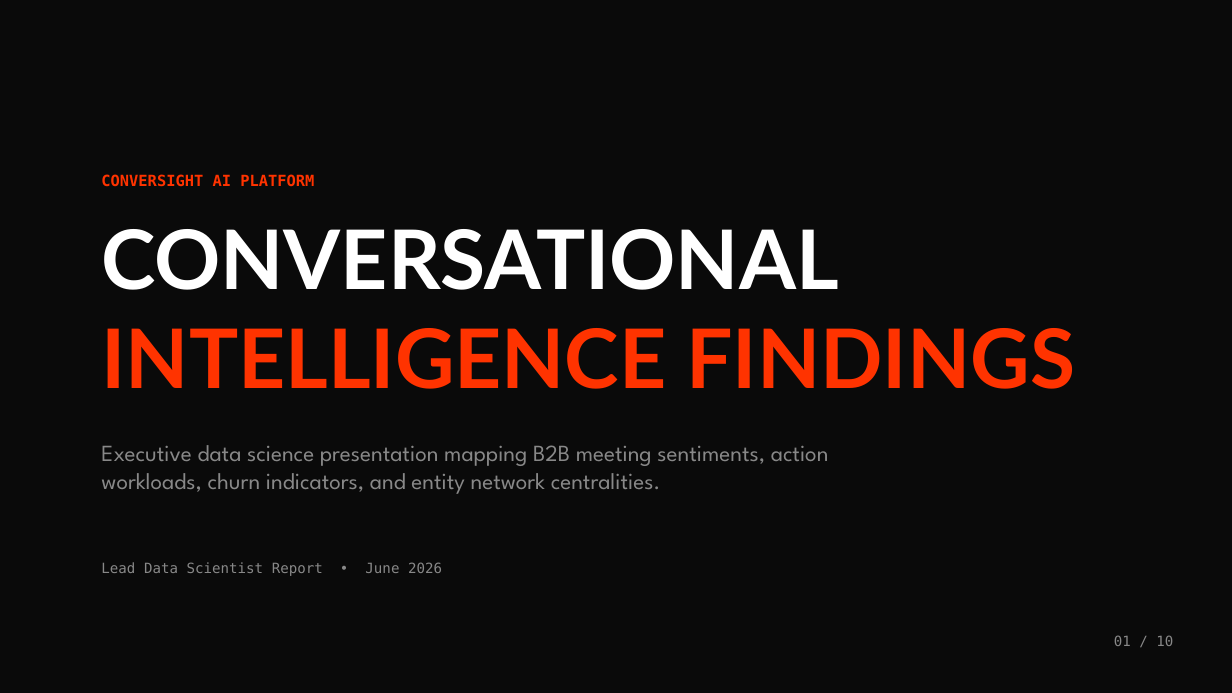
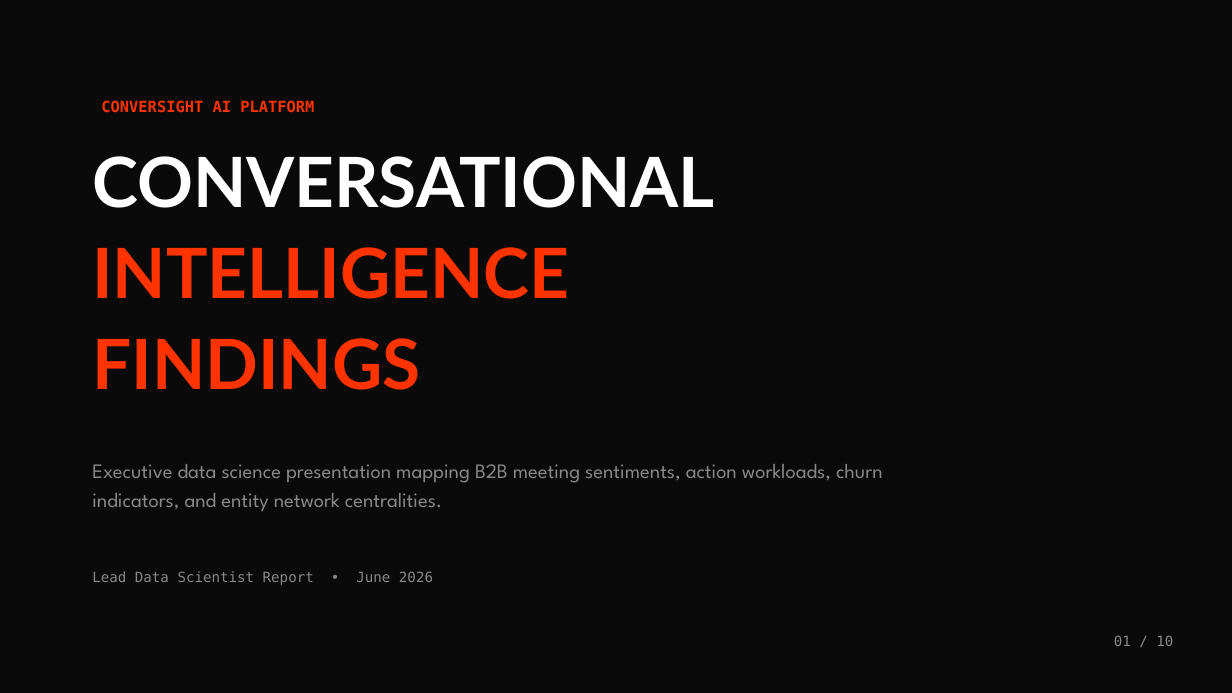
Before and after one commit to dacoderk/ConverSightAI, a slide deck: slide 1 of conver_sight_presentation.pptx. Drawn at 1232x693 pixels with LibreOffice and Linux fonts; fonts in the diff are those of the drawing. Boxes give left, top, right and bottom in pixels: in the first picture for what was removed or moved away, otherwise in the second. Text is boxed around its words. In the diff, an @@ line names an element or a change of style, - is before the commit and + after.

Commit message:
fix: Slide 1 layout spacing to resolve title text overlapping

```diff
--- a/conver_sight_presentation.pptx
+++ b/conver_sight_presentation.pptx
@@ text "CONVERSIGHT AI PLATFORM": place and size @@
-text "CONVERSIGHT AI PLATFORM" at (101,174,314,187)
+text "CONVERSIGHT AI PLATFORM" at (101,100,314,113)
@@ text "CONVERSATIONAL": place and size @@
-text "CONVERSATIONAL" at (101,229,1075,389)
+text "CONVERSATIONAL" at (92,156,714,390)
@@ text at (92,156,714,208): size 64 to 54 pt in "CONVERSATIONAL"; more space between paragraphs @@
@@ text at (92,247,569,390): text changed; size 64 to 54 pt @@
-INTELLIGENCE FINDINGS
+INTELLIGENCE
+FINDINGS
@@ text "Executive data science presentation mapping ...": place and size @@
-text "Executive data science presentation mapping ..." at (101,445,829,494)
+text "Executive data science presentation mapping ..." at (92,464,883,511)
@@ text "Executive data science presentation mapping ..." at (92,464,883,511): size 18 to 16 pt; line spacing 1 to 1.2 @@
@@ text "Lead Data Scientist Report • ...": place and size @@
-text "Lead Data Scientist Report • ..." at (101,562,442,576)
+text "Lead Data Scientist Report • ..." at (92,571,433,585)
```
